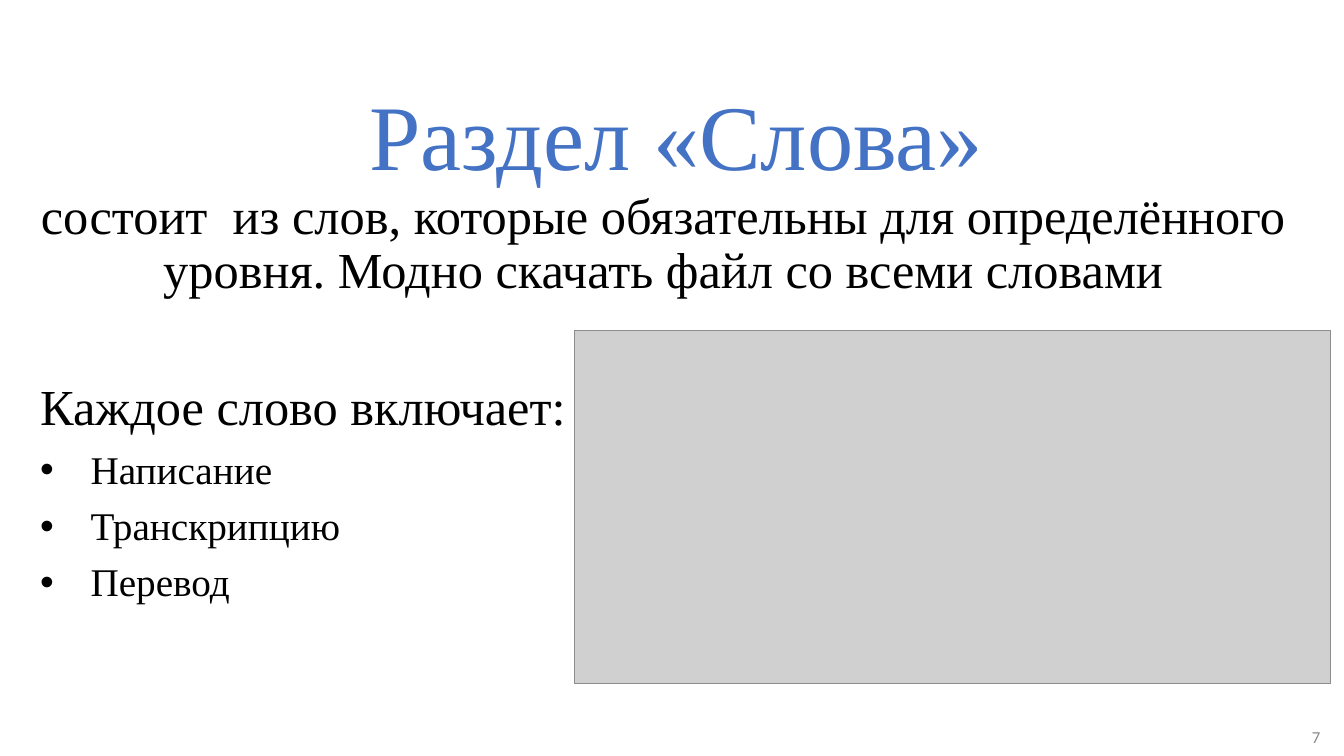
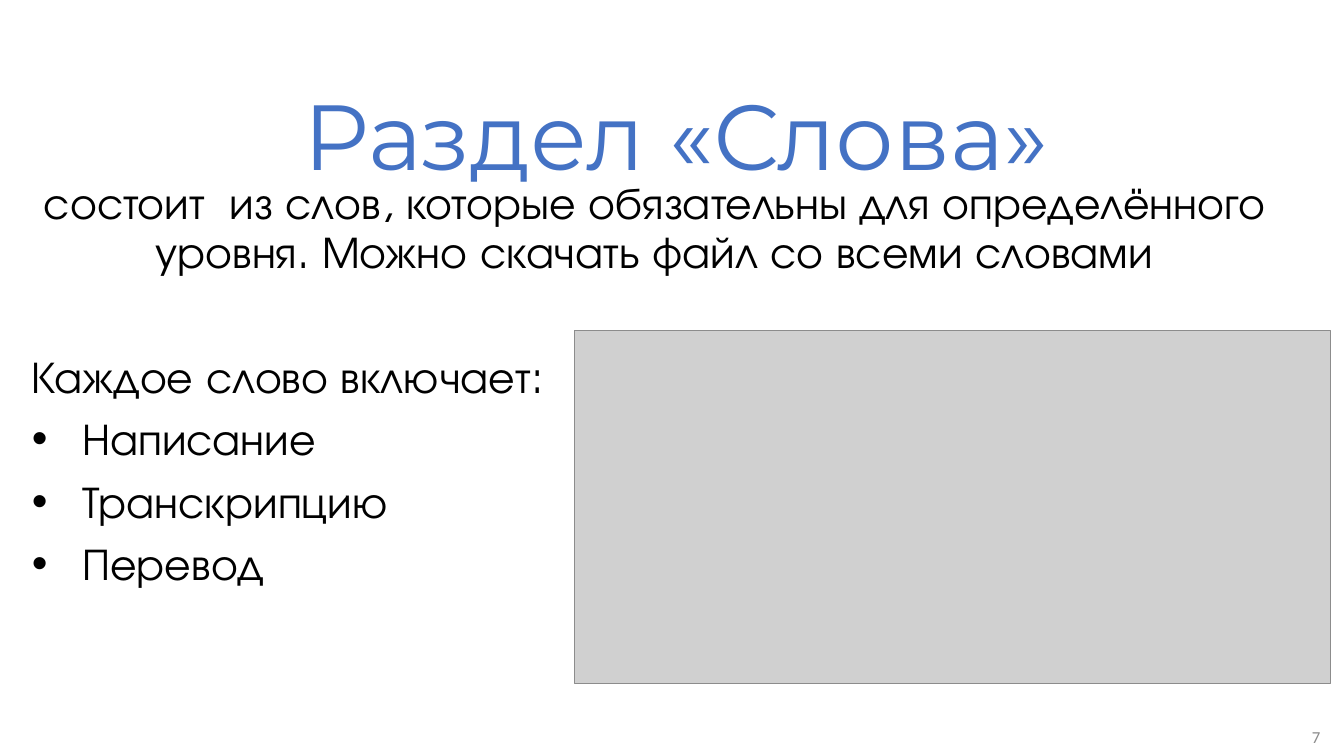
Before and after one commit to swift75/Chinese-liceum, a slide deck: slide 6 of chineseliceum_presentation.pptx. Drawn at 1344x756 pixels with LibreOffice and Linux fonts; fonts in the diff are those of the drawing; grey boxes stand for pictures; background and template pictures are left out. Boxes give left, top, right and bottom in pixels: in the first picture for what was removed or moved away, otherwise in the second. Text is boxed around its words. In the diff, an @@ line names an element or a change of style, - is before the commit and + after.

```diff
--- a/chineseliceum_presentation.pptx
+++ b/chineseliceum_presentation.pptx
@@ title "Раздел «Слова»" at (304, 105, 1048, 191): font Times New Roman to Montserrat @@
@@ subtitle "состоит из слов, которые обязательны ...": place and size @@
-subtitle "состоит из слов, которые обязательны ..." at (40, 198, 1285, 604)
+subtitle "состоит из слов, которые обязательны ..." at (32, 179, 1266, 588)
@@ subtitle at (44, 179, 1266, 276): text changed; size 36 to 32 pt; font Times New Roman to TeX Gyre Adventor @@
-состоит из слов, которые обязательны для определённого уровня. Модно скачать файл со всеми словами
+состоит из слов, которые обязательны для определённого уровня. Можно скачать файл со всеми словами
@@ subtitle at (32, 362, 531, 588): size 36 to 32 pt in "Каждое слово включает:"; font Times New Roman to TeX Gyre Adventor in "Каждое слово включает:", "Написание", "Транскрипцию", "Перевод"; size 28 to 32 pt in "Написание", "Транскрипцию", "Перевод" @@
```
Also in this commit, not shown: 11 other slides changed.
